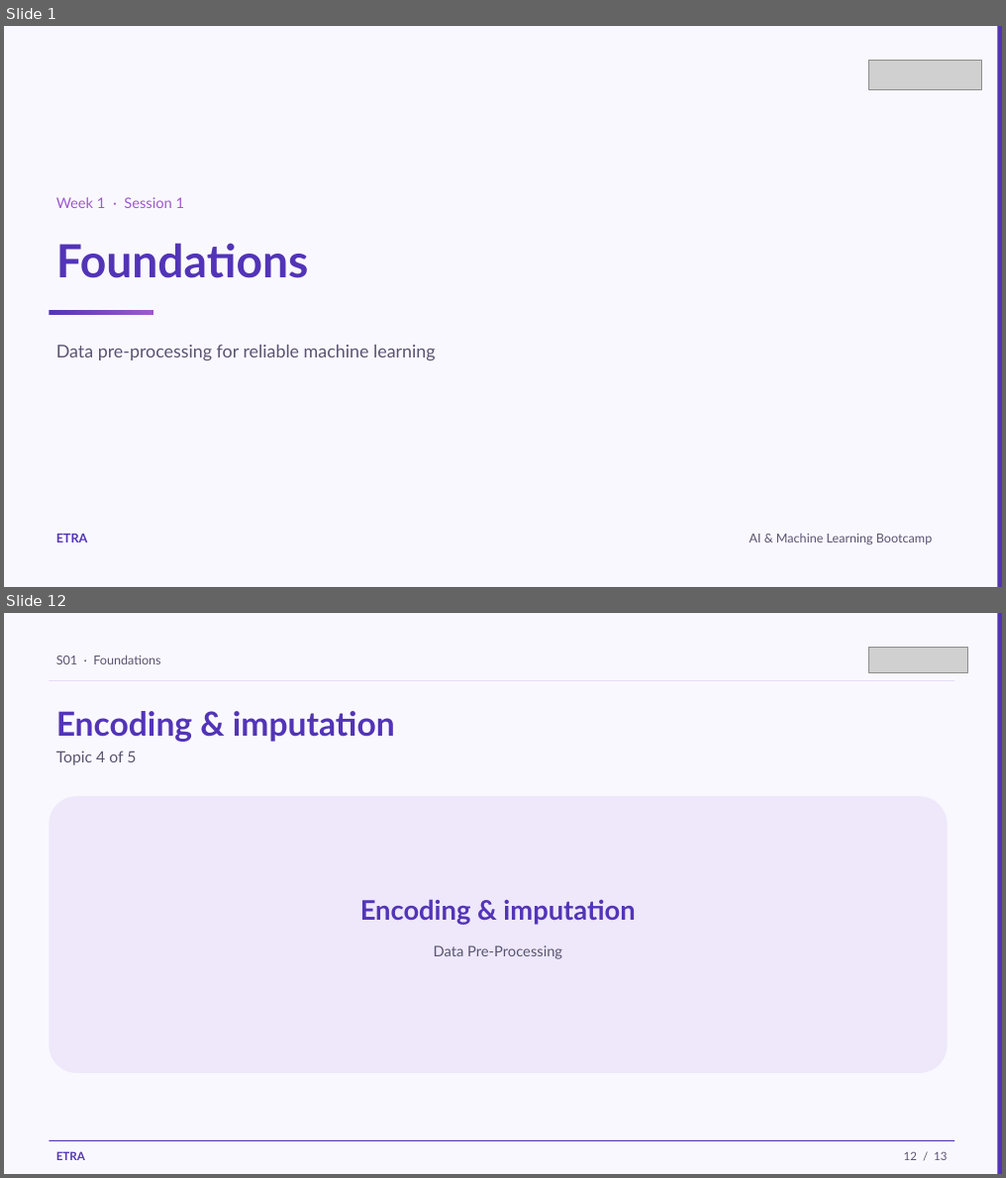
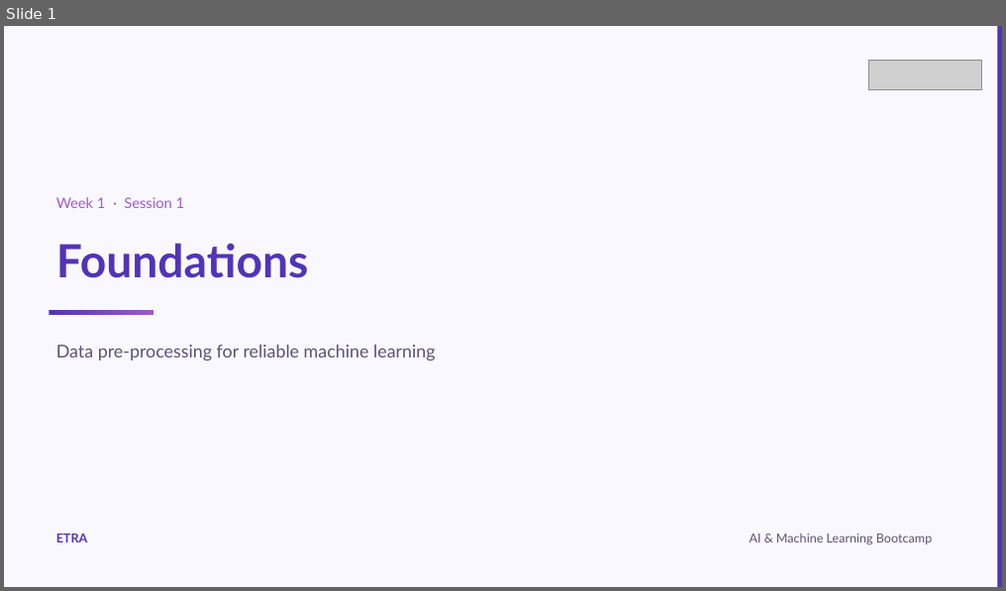
Before and after one commit to iksasa15/AI-ML, a slide deck: web-presentation/pdf-exports/Week1-Session1-Foundations.pptx. Shown one above the other, each under a label of ours: slides 1 and 12 before the commit, slide 1 after it; the slides between them are not shown. The pictures are 1006x1178 and 1006x591 pixels, drawn with LibreOffice and Linux fonts; fonts in the diff are those of the drawing; grey boxes stand for pictures. Boxes give left, top, right and bottom in pixels: in the first picture for what was removed or moved away, otherwise in the second. Text is boxed around its words. In the diff, an @@ line names an element or a change of style, - is before the commit and + after.

Commit message:
feat: add detailed data preprocessing and feature scaling content to PowerPoint generation script, enhancing educational resources

```diff
--- a/web-presentation/pdf-exports/Week1-Session1-Foundations.pptx
+++ b/web-presentation/pdf-exports/Week1-Session1-Foundations.pptx
@@ slide 12 removed at (4,613,1002,1174), background #FAF8FF @@
@@ rectangle removed at (997,613,1002,1174) @@
@@ text removed at (56,655,160,664) @@
-S01 · Foundations
@@ picture removed at (868,647,967,672) @@
@@ rectangle removed at (49,680,954,681) @@
@@ text removed at (56,711,395,742) @@
-Encoding & imputation
@@ text removed at (56,751,136,765) @@
-Topic 4 of 5
@@ rounded rectangle removed at (49,796,947,1073) @@
@@ text removed at (360,899,635,925) @@
-Encoding & imputation
@@ text removed at (434,946,562,959) @@
-Data Pre-Processing
@@ rectangle removed at (49,1141,954,1142) @@
@@ text removed at (56,1152,85,1160) @@
-ETRA
@@ text removed at (904,1152,946,1160) @@
-12 / 13
```
Also in this commit, not shown: 8 slides changed, 54 slides added, 3 other slides removed, 2 other files.
